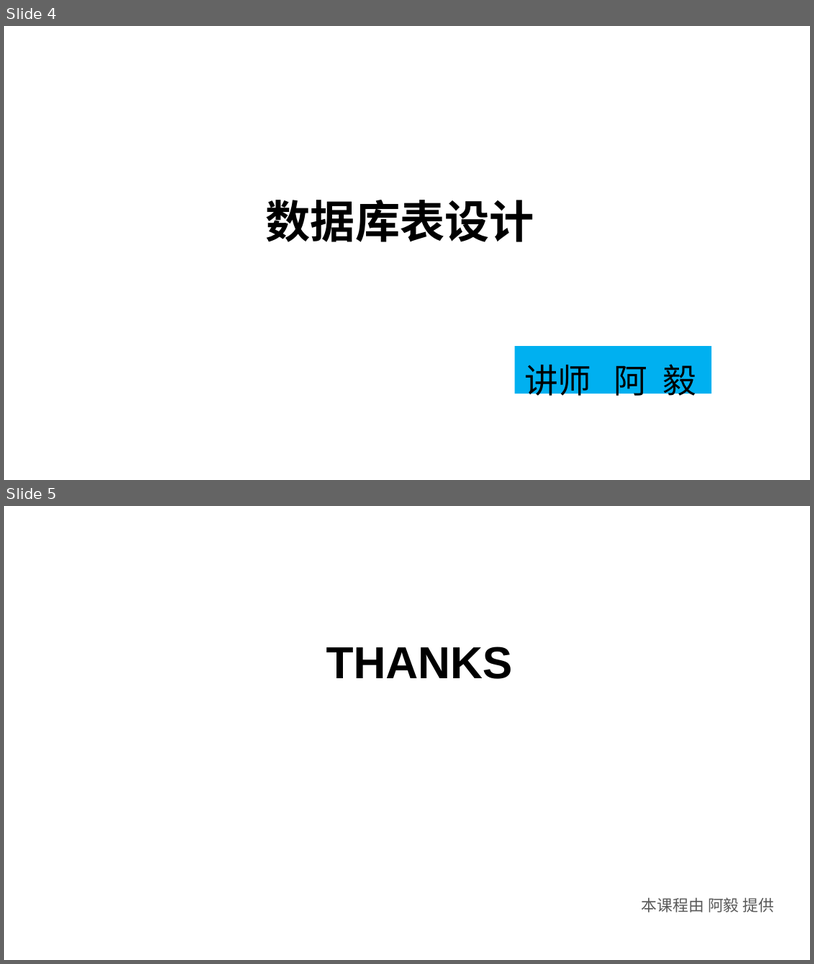
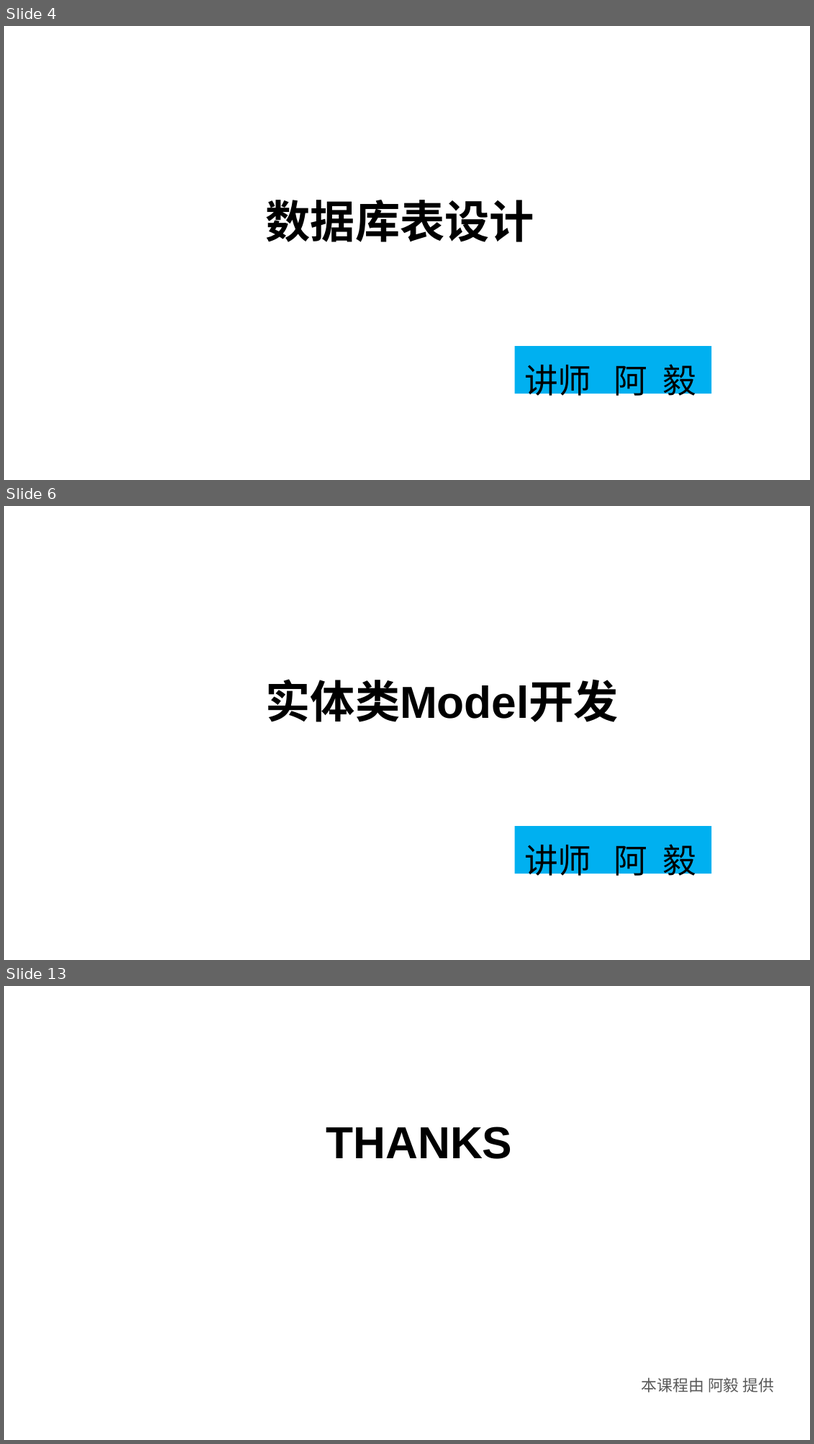
Before and after one commit to huangwenyi10/high-concurrency-praise, a slide deck: doc/SpringBoot+Redis+MQ实现高并发点赞功能.ppt. Shown one above the other, each under a label of ours: slides 4 and 5 before the commit, slides 4, 6 and 13 after it; the slides between them are not shown. The pictures are 814x964 and 814x1444 pixels, drawn with LibreOffice and Linux fonts; fonts in the diff are those of the drawing; background and template pictures are left out. Boxes give left, top, right and bottom in pixels: in the first picture for what was removed or moved away, otherwise in the second. Text is boxed around its words. In the diff, an @@ line names an element or a change of style, - is before the commit and + after.

```diff
--- a/doc/SpringBoot+Redis+MQ实现高并发点赞功能.ppt
+++ b/doc/SpringBoot+Redis+MQ实现高并发点赞功能.ppt
@@ slide 6 added at (4, 506, 810, 960), background picture (left out) @@
@@ text added at (266, 679, 619, 722), 40 pt, text #000000, bold @@
+实体类Model开发
@@ rectangle added at (515, 826, 712, 874), fill #00B0F0 @@
@@ text added at (525, 844, 697, 881), 30 pt, text #000000 @@
+讲师 阿 毅
@@ what was slide 5 is now slide 13 @@
```
Also in this commit, not shown: 7 other slides added, 21 other files.
